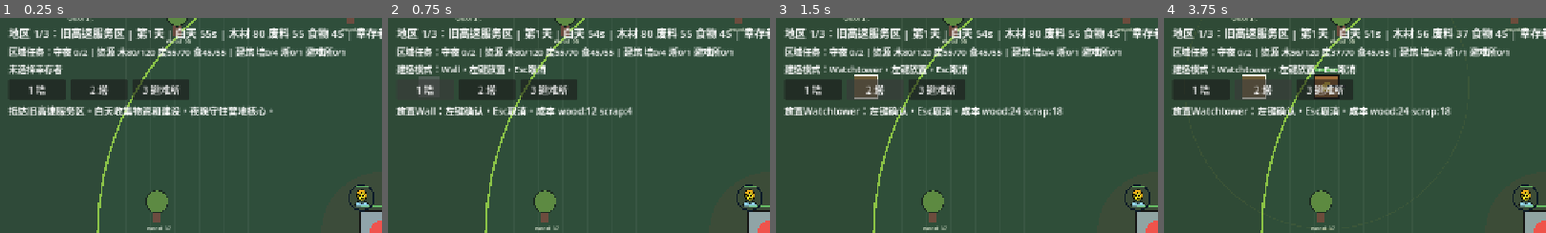
Above: before the commit, frames 1-4 (left to right).
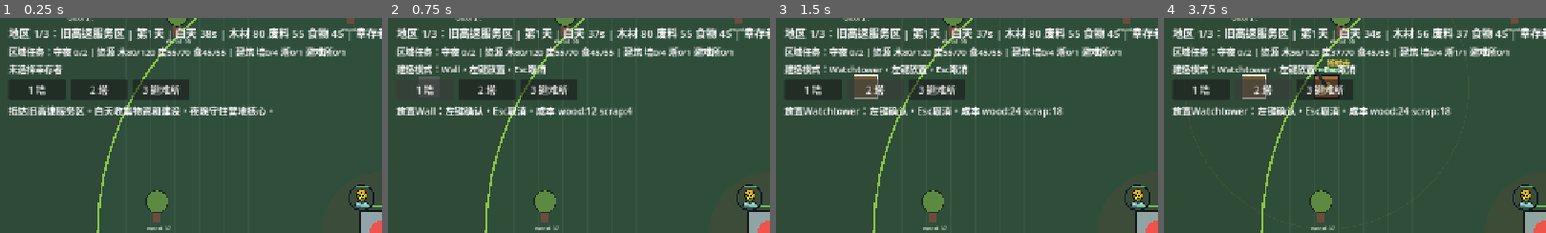
Above: after the commit, the same moments.

Repository: alvinzm99/My2dGame
Game: Godot game, scene res://scenes/main.tscn
The game is run twice, just before and just after one commit, with the same random seed, the same clock (stepped at 60 frames per second) and the same inputs.
Inputs:
- Up to frame 1 (0.25 s): no input
- Up to frame 2 (0.75 s): click "1 墙" at 0.5 s
- Up to frame 3 (1.5 s): click "2 塔" at 1.25 s
- Up to frame 4 (3.75 s): click "3 避难所" at 2 s; click "1 墙" at 2.75 s; click "2 塔" at 3.5 s
The pictures show only the part of the screen within x 0-50%, y 0-50%; the shares and areas given below are measured in that part.

The runs differ from the first frame. In frame 1, less than 0.1% of the frame differs, in the area x 52-56%, y 5-9%; in frame 2, less than 0.1%; in frame 3, less than 0.1%; in frame 4, 0.3%, in the area x 39-56%, y 5-33%.

Commit message:
Add roaming zombies and four-sided night waves

Diff:
--- a/scripts/main.gd
+++ b/scripts/main.gd
@@ -2,12 +2,15 @@
 
 const MAP_HALF_SIZE := Vector2(1800.0, 1200.0)
 const CAMP_RADIUS := 560.0
-const DAY_SECONDS := 55.0
+const DAY_SECONDS := 38.0
 const NIGHT_SECONDS := 45.0
 const SURVIVOR_SPEED := 135.0
 const ZOMBIE_SPEED := 72.0
 const INTERACT_RANGE := 36.0
 const BUILD_GRID := 48.0
+const DAY_ROAMER_MIN_DISTANCE := 760.0
+const DAY_ROAMER_AGGRO_DISTANCE := 360.0
+const DAY_SURVIVOR_AGGRO_DISTANCE := 260.0
 
 const RESOURCE_COLORS := {
 	"wood": Color("#5d8a45"),
@@ -81,6 +84,7 @@
 var nights_survived_in_region := 0
 var region_index := 0
 var current_spawn_direction := "none"
+var current_spawn_directions: Array[String] = []
 var wave_spawned := 0
 var wave_target := 0
 var spawn_timer := 0.0
@@ -181,6 +185,7 @@
 	build_mode = ""
 	_spawn_initial_camp(survivor_count)
 	_spawn_resources()
+	_spawn_day_roamers()
 	_show_message("抵达%s。白天收集物资和建设，夜晚守住营地核心。" % REGIONS[region_index]["name"], 6.0)
 
 func _spawn_initial_camp(survivor_count: int) -> void:
@@ -237,6 +242,21 @@
 			"amount": rng.randi_range(35, 70) + region_index * 12,
 		})
 
+func _spawn_day_roamers() -> void:
+	var count: int = 8 + region_index * 4
+	for i in count:
+		_spawn_zombie(_random_direction(), false, true)
+
+func _maintain_day_roamers() -> void:
+	var roaming_count: int = 0
+	for z in zombies:
+		if z.get("state", "attack") == "roam":
+			roaming_count += 1
+	var desired: int = 6 + region_index * 3
+	while roaming_count < desired:
+		_spawn_zombie(_random_direction(), false, true)
+		roaming_count += 1
+
 func _process(delta: float) -> void:
 	_update_camera(delta)
 	_update_phase(delta)
@@ -261,10 +281,11 @@
 	phase_time -= delta
 	if phase == "day":
 		canvas_modulate.color = canvas_modulate.color.lerp(Color(1.0, 1.0, 0.93), delta * 1.5)
+		_maintain_day_roamers()
 		if phase_time <= 0.0:
 			_start_night()
 	else:
-		canvas_modulate.color = canvas_modulate.color.lerp(Color(0.38, 0.43, 0.56), delta * 1.6)
+		canvas_modulate.color = canvas_modulate.color.lerp(Color(0.22, 0.26, 0.38), delta * 1.8)
 		_update_wave_spawning(delta)
 		if phase_time <= 0.0 and zombies.is_empty() and wave_spawned >= wave_target:
 			_start_day()
@@ -272,16 +293,20 @@
 func _start_night() -> void:
 	phase = "night"
 	phase_time = NIGHT_SECONDS
-	var directions := ["north", "east", "south", "west"]
-	current_spawn_direction = directions[(nights_survived_in_region + region_index + rng.randi_range(0, 2)) % directions.size()]
+	current_spawn_directions = ["north", "east", "south", "west"]
+	current_spawn_direction = "all"
 	wave_spawned = 0
-	wave_target = 8 + REGIONS[region_index]["threat"] * 5 + nights_survived_in_region * 4
-	spawn_timer = 0.4
-	_show_message("夜晚尸潮来袭：%s方向，预计%d只。" % [_direction_text(current_spawn_direction), wave_target], 5.0)
+	wave_target = 28 + REGIONS[region_index]["threat"] * 10 + nights_survived_in_region * 8
+	spawn_timer = 0.15
+	for i in zombies.size():
+		zombies[i]["state"] = "attack"
+	_show_message("夜晚尸潮来袭：四面同时进攻，预计%d只。" % wave_target, 6.0)
 
 func _start_day() -> void:
 	phase = "day"
 	phase_time = DAY_SECONDS
+	current_spawn_directions.clear()
+	current_spawn_direction = "none"
 	day_count += 1
 	nights_survived_in_region += 1
 	for i in buildings.size():
@@ -297,11 +322,14 @@
 		return
 	spawn_timer -= delta
 	if spawn_timer <= 0.0:
-		_spawn_zombie(current_spawn_direction)
-		wave_spawned += 1
-		spawn_timer = max(0.35, 1.35 - region_index * 0.16 - nights_survived_in_region * 0.05)
-
-func _spawn_zombie(direction: String) -> void:
+		var burst: int = min(4, wave_target - wave_spawned)
+		for i in burst:
+			var direction: String = current_spawn_directions[(wave_spawned + i) % current_spawn_directions.size()]
+			_spawn_zombie(direction, true, false)
+		wave_spawned += burst
+		spawn_timer = max(0.18, 0.82 - region_index * 0.08 - nights_survived_in_region * 0.03)
+
+func _spawn_zombie(direction: String, from_wave := true, roaming := false) -> void:
 	var pos := Vector2.ZERO
 	match direction:
 		"north":
@@ -312,13 +340,21 @@
 			pos = Vector2(MAP_HALF_SIZE.x + 80.0, rng.randf_range(-MAP_HALF_SIZE.y, MAP_HALF_SIZE.y))
 		_:
 			pos = Vector2(-MAP_HALF_SIZE.x - 80.0, rng.randf_range(-MAP_HALF_SIZE.y, MAP_HALF_SIZE.y))
+	if roaming:
+		var angle := rng.randf_range(0.0, TAU)
+		var distance := rng.randf_range(DAY_ROAMER_MIN_DISTANCE, min(MAP_HALF_SIZE.x, MAP_HALF_SIZE.y) - 90.0)
+		pos = Vector2(cos(angle), sin(angle)) * distance
 	var threat: int = REGIONS[region_index]["threat"]
+	var hp := 45.0 + threat * 16.0 + nights_survived_in_region * 6.0
 	zombies.append({
 		"pos": pos,
-		"hp": 45.0 + threat * 16.0 + nights_survived_in_region * 6.0,
-		"max_hp": 45.0 + threat * 16.0 + nights_survived_in_region * 6.0,
+		"hp": hp,
+		"max_hp": hp,
 		"damage": 7.0 + threat * 2.0,
 		"attack_timer": 0.0,
+		"state": "roam" if roaming else "attack",
+		"wander_target": _random_wander_target(pos),
+		"from_wave": from_wave,
 	})
 
 func _update_survivors(delta: float) -> void:
@@ -418,6 +454,14 @@
 		if float(z["hp"]) <= 0.0:
 			zombies.remove_at(i)
 			continue
+		if phase == "day" and z.get("state", "attack") == "roam":
+			if _should_day_zombie_attack(z):
+				z["state"] = "attack"
+				_add_float_text("发现营地", z["pos"], Color("#ff8a65"))
+			else:
+				_update_roaming_zombie(z, delta)
+				zombies[i] = z
+				continue
 		var target := _best_zombie_target(z["pos"])
 		if target["type"] == "":
 			continue
@@ -431,6 +475,35 @@
 				_apply_zombie_damage(target, float(z["damage"]))
 				z["attack_timer"] = 0.75
 		zombies[i] = z
+
+func _should_day_zombie_attack(z: Dictionary) -> bool:
+	if z["pos"].length() <= CAMP_RADIUS + DAY_ROAMER_AGGRO_DISTANCE:
+		return true
+	for s in survivors:
+		if z["pos"].distance_to(s["pos"]) <= DAY_SURVIVOR_AGGRO_DISTANCE:
+			return true
+	return false
+
+func _update_roaming_zombie(z: Dictionary, delta: float) -> void:
+	var target: Vector2 = z["wander_target"]
+	if z["pos"].distance_to(target) <= 24.0:
+		z["wander_target"] = _random_wander_target(z["pos"])
+		target = z["wander_target"]
+	var direction: Vector2 = target - z["pos"]
+	if direction.length() > 1.0:
+		z["pos"] += direction.normalized() * (ZOMBIE_SPEED * 0.45) * delta
+
+func _random_wander_target(from_pos: Vector2) -> Vector2:
+	var angle: float = rng.randf_range(0.0, TAU)
+	var distance: float = rng.randf_range(DAY_ROAMER_MIN_DISTANCE, min(MAP_HALF_SIZE.x, MAP_HALF_SIZE.y) - 90.0)
+	var target: Vector2 = Vector2(cos(angle), sin(angle)) * distance
+	if target.distance_to(from_pos) < 180.0:
+		target += Vector2.RIGHT.rotated(angle + PI * 0.5) * 220.0
+	return target
+
+func _random_direction() -> String:
+	var directions: Array[String] = ["north", "east", "south", "west"]
+	return directions[rng.randi_range(0, directions.size() - 1)]
 
 func _best_zombie_target(pos: Vector2) -> Dictionary:
 	var best := {"type": "", "index": -1, "pos": Vector2.ZERO, "distance": INF}
@@ -812,11 +885,14 @@
 	for z in zombies:
 		var pos: Vector2 = z["pos"]
 		var rect := Rect2(pos - Vector2(24, 24), Vector2(48, 48))
+		if z.get("state", "attack") == "roam":
+			draw_circle(pos, 34.0, Color(0.45, 0.75, 0.25, 0.12))
 		if zombie_texture:
 			draw_texture_rect(zombie_texture, rect, false)
 		else:
 			draw_circle(pos, 18.0, Color("#7cb342"))
-		draw_circle(pos, 25.0, Color("#263300"), false, 3.0)
+		var ring := Color("#9ccc65") if z.get("state", "attack") == "roam" else Color("#ef5350")
+		draw_circle(pos, 25.0, ring, false, 3.0)
 		var hp_ratio: float = clamp(float(z["hp"]) / float(z["max_hp"]), 0.0, 1.0)
 		draw_line(z["pos"] + Vector2(-14, -24), z["pos"] + Vector2(-14 + 28.0 * hp_ratio, -24), Color("#e53935"), 4.0)
 
@@ -841,15 +917,17 @@
 func _draw_spawn_direction() -> void:
 	if phase != "night":
 		return
-	var pos := Vector2.ZERO
-	match current_spawn_direction:
-		"north":
-			pos = Vector2(0, -MAP_HALF_SIZE.y + 70)
-		"south":
-			pos = Vector2(0, MAP_HALF_SIZE.y - 70)
-		"east":
-			pos = Vector2(MAP_HALF_SIZE.x - 70, 0)
-		"west":
-			pos = Vector2(-MAP_HALF_SIZE.x + 70, 0)
-	draw_circle(pos, 42.0, Color(0.8, 0.1, 0.1, 0.45))
-	draw_circle(pos, 42.0, Color("#ef5350"), false, 5.0)
+	for direction in current_spawn_directions:
+		var pos := Vector2.ZERO
+		match direction:
+			"north":
+				pos = Vector2(0, -MAP_HALF_SIZE.y + 70)
+			"south":
+				pos = Vector2(0, MAP_HALF_SIZE.y - 70)
+			"east":
+				pos = Vector2(MAP_HALF_SIZE.x - 70, 0)
+			"west":
+				pos = Vector2(-MAP_HALF_SIZE.x + 70, 0)
+		draw_circle(pos, 54.0, Color(0.8, 0.1, 0.1, 0.5))
+		draw_circle(pos, 54.0, Color("#ef5350"), false, 6.0)
+		draw_line(pos, Vector2.ZERO, Color(0.9, 0.1, 0.1, 0.25), 4.0)
